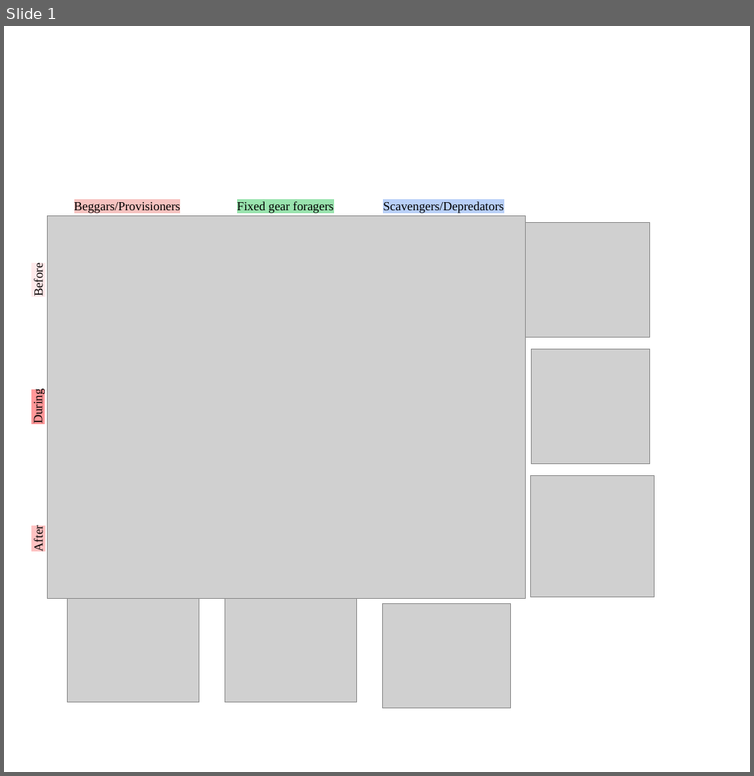
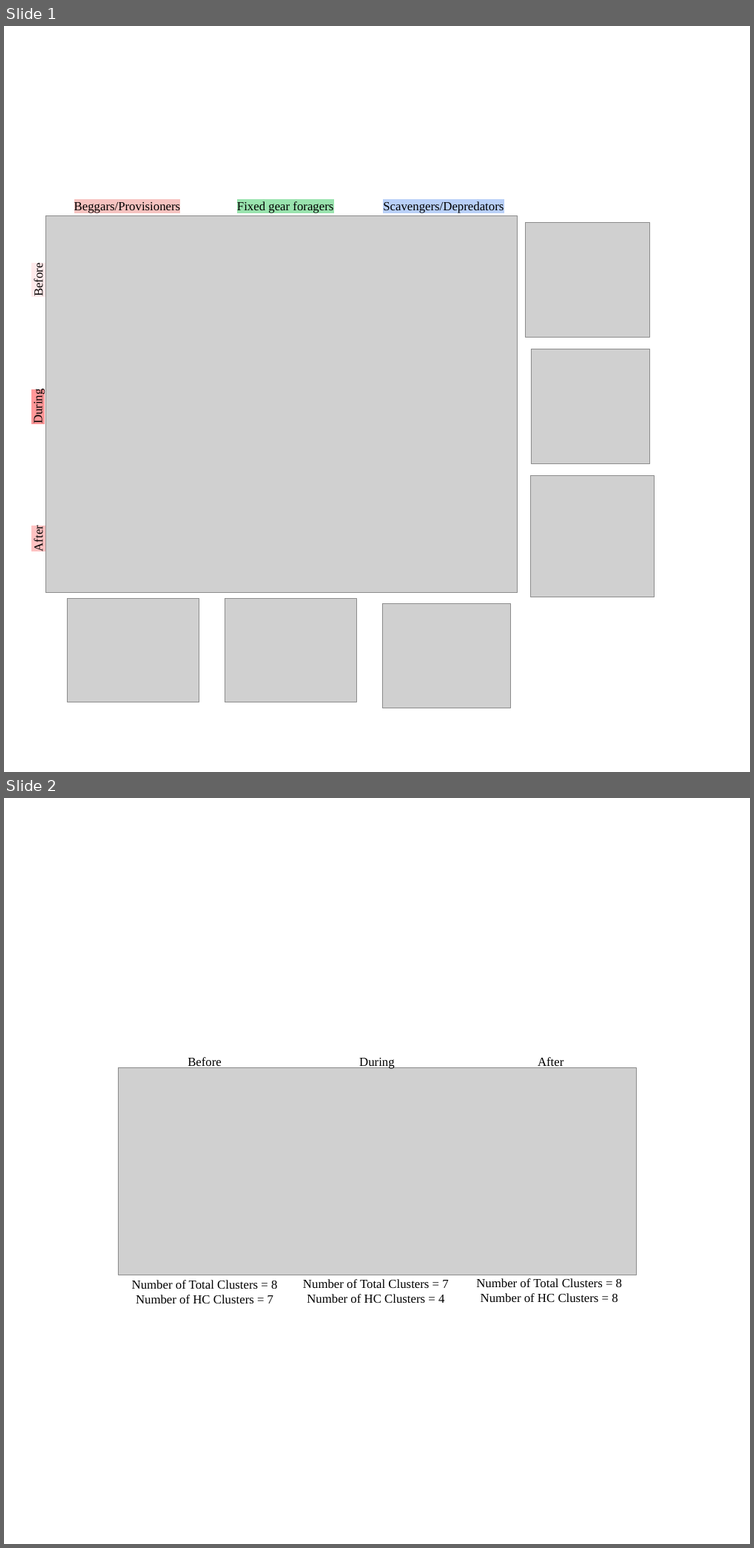
Before and after one commit to bankheak/Dolphins, a slide deck: figs/networks.pptx. Shown one above the other, each under a label of ours: slide 1 before the commit, slides 1 and 2 after it. The pictures are 754x776 and 754x1548 pixels, drawn with LibreOffice and Linux fonts; fonts in the diff are those of the drawing; grey boxes stand for pictures. Boxes give left, top, right and bottom in pixels: in the first picture for what was removed or moved away, otherwise in the second. Text is boxed around its words. In the diff, an @@ line names an element or a change of style, - is before the commit and + after.

```diff
--- a/figs/networks.pptx
+++ b/figs/networks.pptx
@@ slide 2 added at (x1=4, y1=798, x2=750, y2=1544), background #FFFFFF @@
@@ group added at (x1=118, y1=1057, x2=636, y2=1303): 6 texts, 1 picture @@
+Before
+During
+After
+Number of Total Clusters = 8
+Number of HC Clusters = 7
+Number of Total Clusters = 7
+Number of HC Clusters = 4
+Number of Total Clusters = 8
+Number of HC Clusters = 8
@@ slide 1 changed as well @@
@@ picture resized from (x1=47, y1=216, x2=525, y2=598) to (x1=45, y1=215, x2=518, y2=593) @@
```
Also in this commit, not shown: 15 other files.
